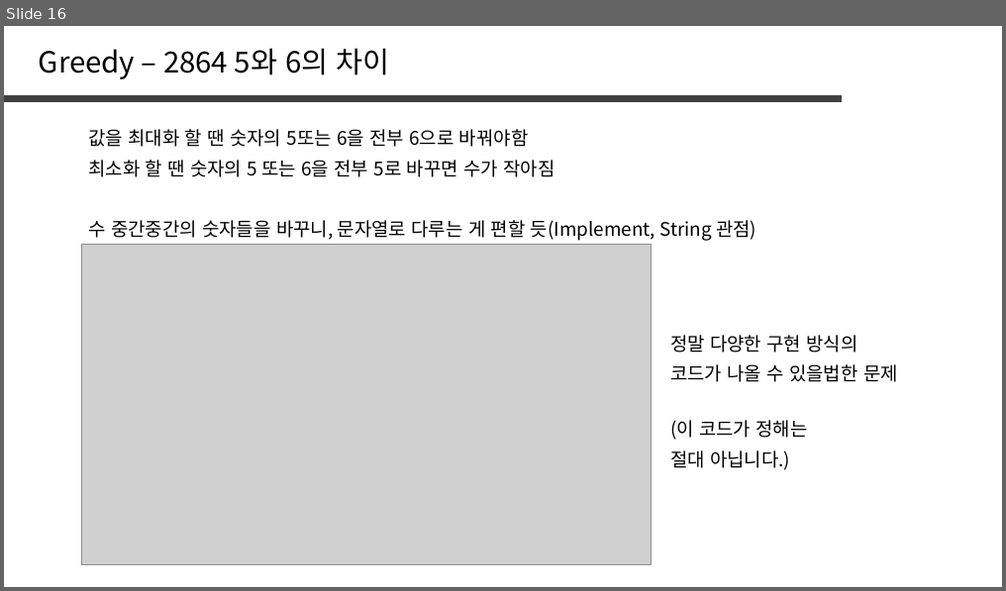
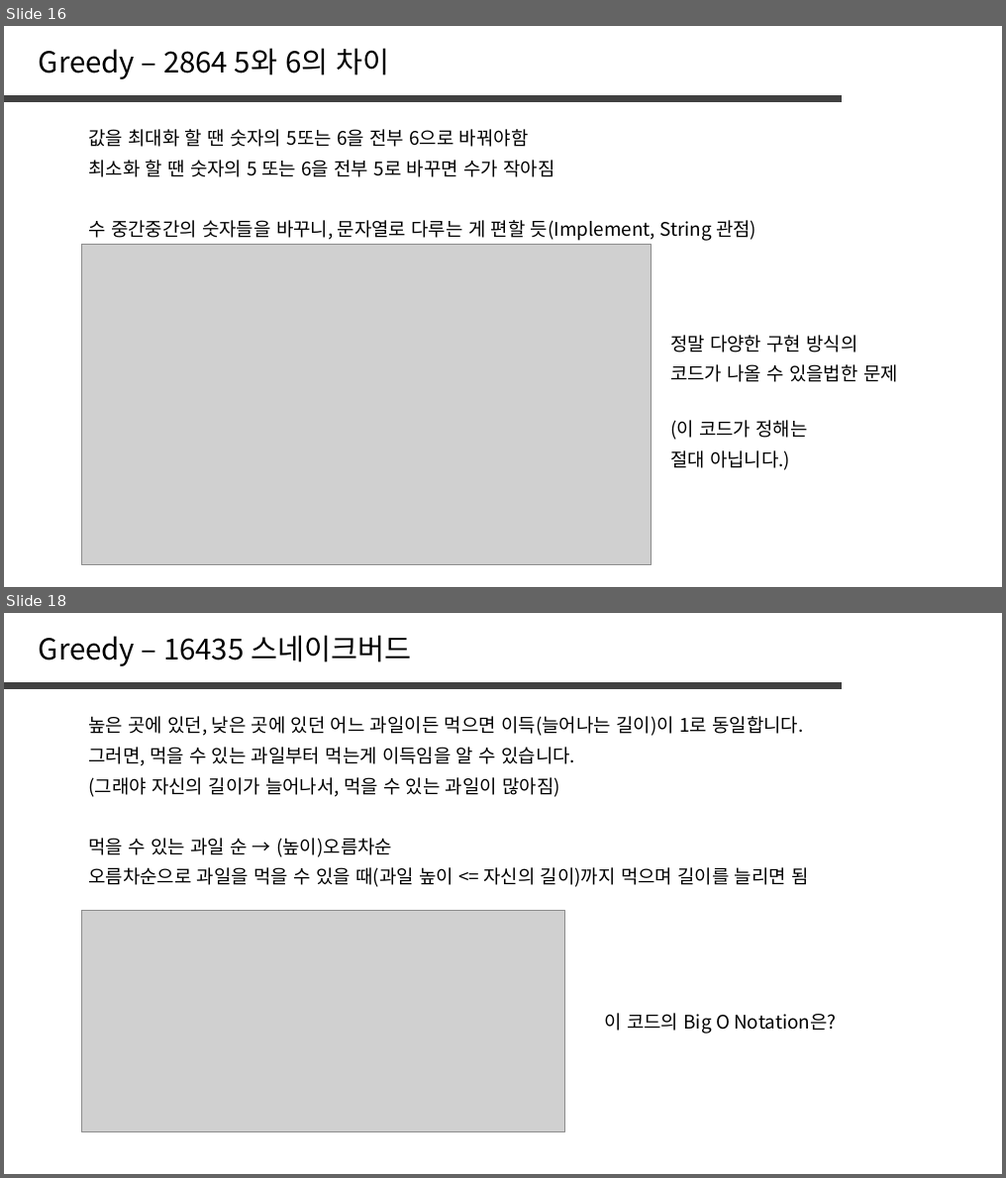
Before and after one commit to jaehoo1/PS-study, a slide deck: study/6_Greedy.pptx. Shown one above the other, each under a label of ours: slide 16 before the commit, slides 16 and 18 after it; the slides between them are not shown. The pictures are 1006x591 and 1006x1178 pixels, drawn with LibreOffice and Linux fonts; fonts in the diff are those of the drawing; grey boxes stand for pictures. Boxes give left, top, right and bottom in pixels: in the first picture for what was removed or moved away, otherwise in the second. Text is boxed around its words. In the diff, an @@ line names an element or a change of style, - is before the commit and + after.

```diff
--- a/study/6_Greedy.pptx
+++ b/study/6_Greedy.pptx
@@ slide 18 added at [4,613,1002,1174], background #FFFFFF @@
@@ text added at [39,635,411,666], 28 pt, text #000000 @@
+Greedy – 16435 스네이크버드
@@ line added from (4, 685) to (843, 685), #404040 6 pt @@
@@ text added at [88,716,803,736], 18 pt, text #000000 @@
+높은 곳에 있던, 낮은 곳에 있던 어느 과일이든 먹으면 이득(늘어나는 길이)이 1로 동일합니다.
@@ text added at [88,747,575,766], 18 pt, text #000000 @@
+그러면, 먹을 수 있는 과일부터 먹는게 이득임을 알 수 있습니다.
@@ text added at [88,777,560,797], 18 pt, text #000000 @@
+(그래야 자신의 길이가 늘어나서, 먹을 수 있는 과일이 많아짐)
@@ text added at [88,838,392,858], 18 pt, text #000000 @@
+먹을 수 있는 과일 순 → (높이)오름차순
@@ text added at [88,867,808,887], 18 pt, text #000000 @@
+오름차순으로 과일을 먹을 수 있을 때(과일 높이 <= 자신의 길이)까지 먹으며 길이를 늘리면 됨
@@ picture added at [81,911,564,1133] @@
@@ text added at [604,1013,836,1034], 18 pt, text #000000 @@
+이 코드의 Big O Notation은?
```
Also in this commit, not shown: 1 slide changed, 5 other slides added, 23 slides removed.
